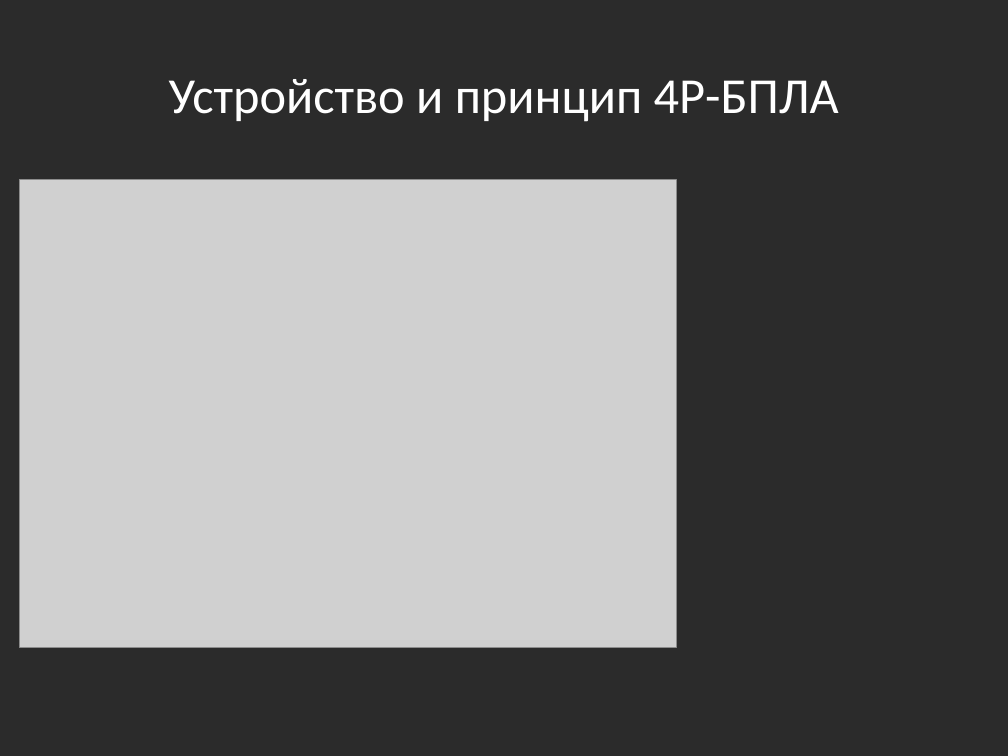
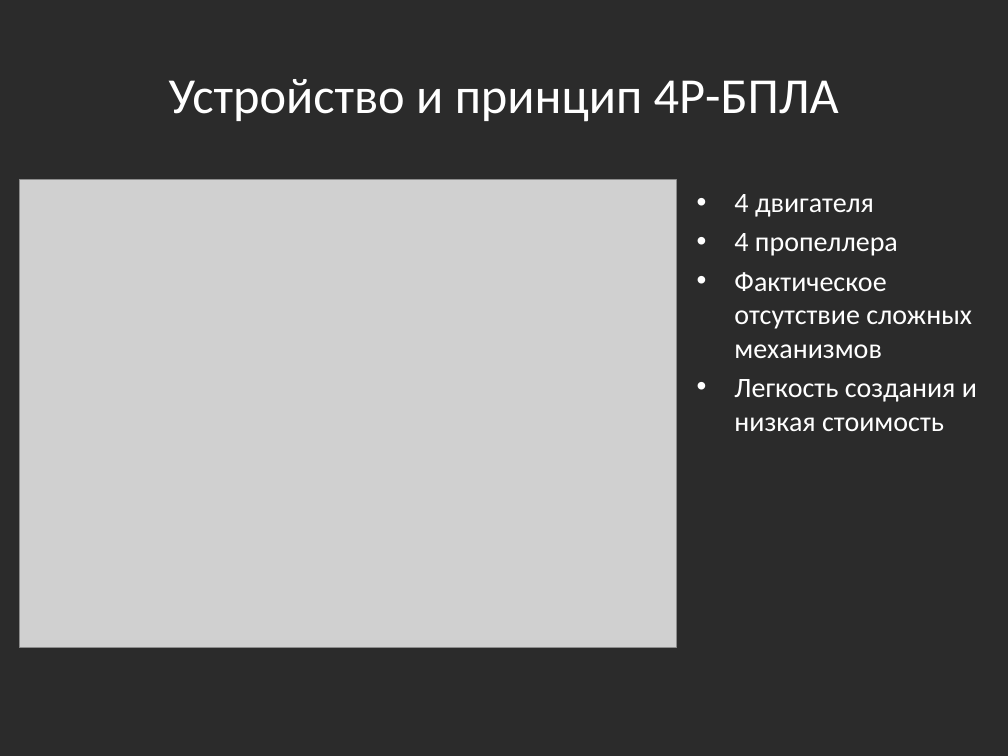
Before and after one commit to yaceq/quadro-xds, a slide deck: slide 6 of Docs/Medias2012_dhg.pptx (slide 5 before the commit). Drawn at 1008x756 pixels with LibreOffice and Linux fonts; fonts in the diff are those of the drawing; grey boxes stand for pictures; background and template pictures are left out; a plain dark background stands for a picture behind light text. Boxes give left, top, right and bottom in pixels: in the first picture for what was removed or moved away, otherwise in the second. Text is boxed around its words. In the diff, an @@ line names an element or a change of style, - is before the commit and + after.

```diff
--- a/Docs/Medias2012_dhg.pptx
+++ b/Docs/Medias2012_dhg.pptx
@@ text added at bbox=[734, 194, 977, 431], 20 pt, text #FFFFFF @@
+• 4 двигателя
+• 4 пропеллера
+• Фактическое отсутствие сложных механизмов
+• Легкость создания и низкая стоимость
```
Also in this commit, not shown: 2 other slides changed, 8 other files.
